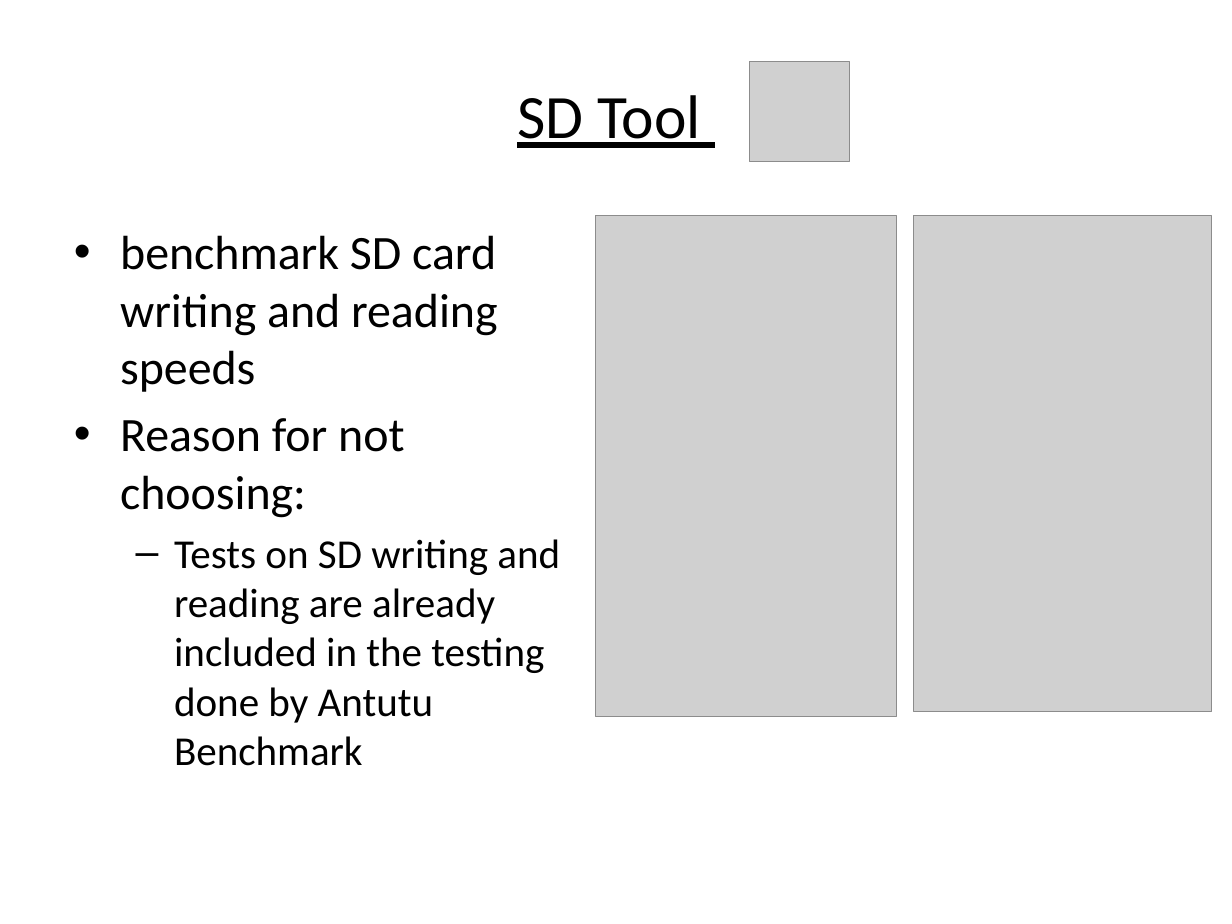
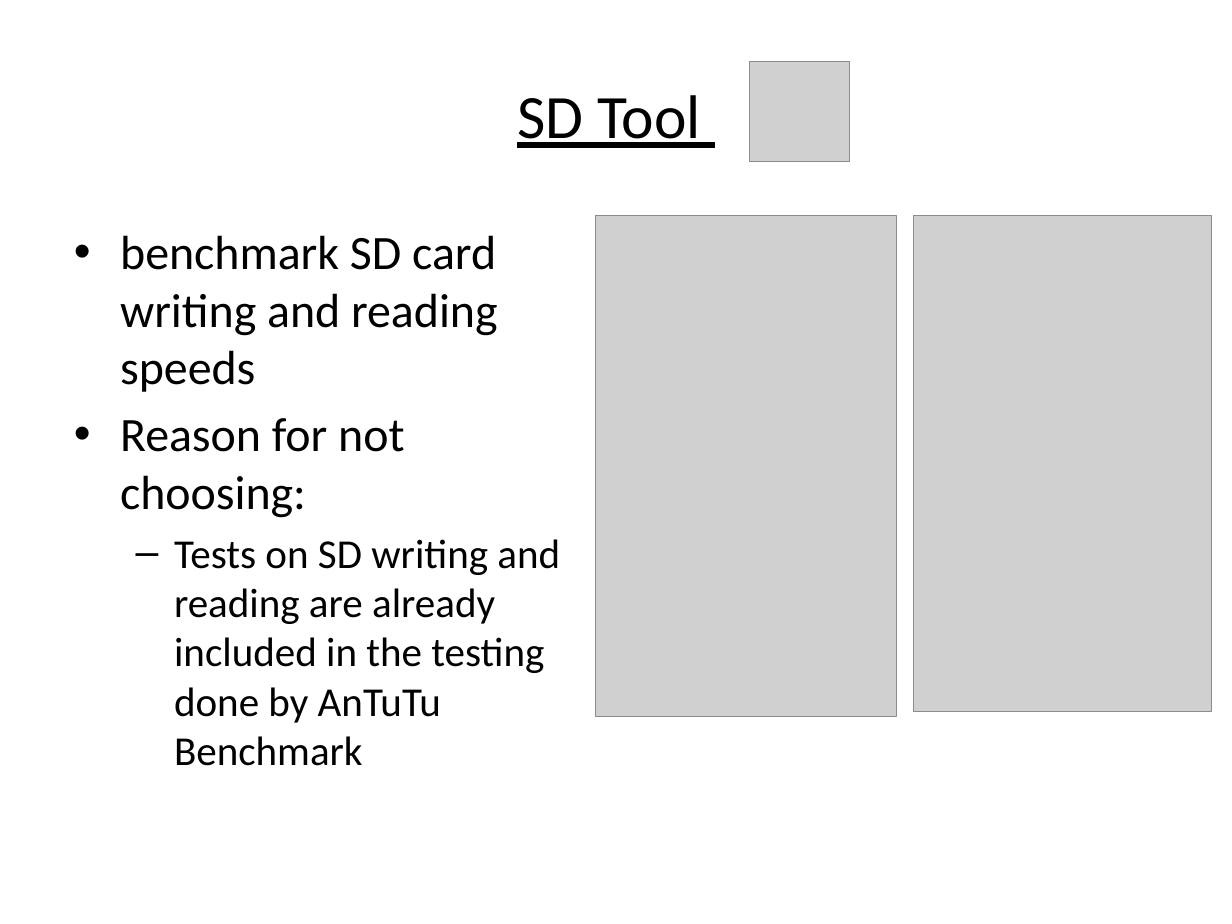
Before and after one commit to laikayeekelly/Benchmark, a slide deck: slide 9 of benchmark.pptx. Drawn at 1232x924 pixels with LibreOffice and Linux fonts; fonts in the diff are those of the drawing; grey boxes stand for pictures. Boxes give left, top, right and bottom in pixels: in the first picture for what was removed or moved away, otherwise in the second. Text is boxed around its words. In the diff, an @@ line names an element or a change of style, - is before the commit and + after.

Commit message:
powerpoint on android device benchmark

```diff
--- a/benchmark.pptx
+++ b/benchmark.pptx
@@ text at box(174, 539, 560, 766): text changed @@
-  – Tests on SD writing and reading are already included in the testing done by Antutu Benchmark
+  – Tests on SD writing and reading are already included in the testing done by AnTuTu Benchmark
```
Also in this commit, not shown: 7 other slides changed.
